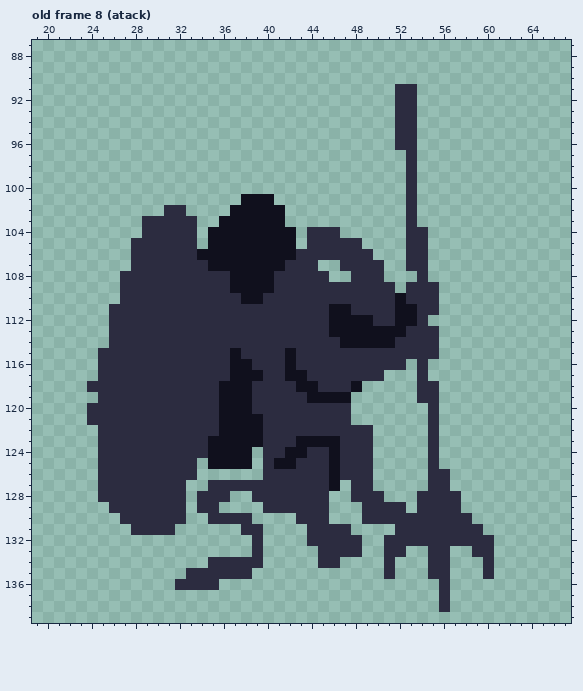
Pixel-art file, stored at Assets/enemy/gorgoel.aseprite. The picture above was drawn from the file before the commit.
80x140 pixels, 18 frames. Shown: old frame 8 (atack): x 19..67, y 87..139. The commit also changed other frames, which this record leaves out.
New version:
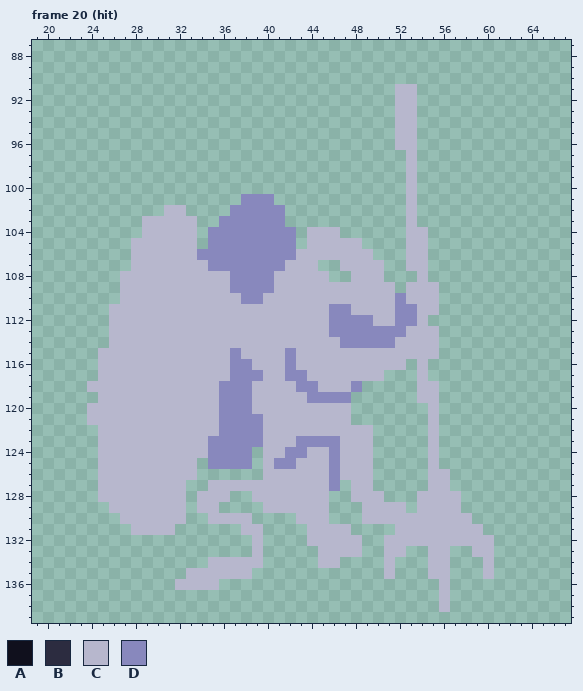
Palette (. is transparent): A #10101d  B #2c2c40  C #b7b7cd  D #8888bd
A new or re-ordered frame is compared with the old frame closest to it.
Difference:
frames 18 -> 21
Changed rows in their new state; - is an unchanged pixel.
Frame 20 (hit) is new; against old frame 8 (atack):
first column x 24:
 91 ----------------------------CC-------
 92 ----------------------------CC-------
 93 ----------------------------CC-------
 94 ----------------------------CC-------
 95 ----------------------------CC-------
 96 ----------------------------CC-------
 97 -----------------------------C-------
 98 -----------------------------C-------
 99 -----------------------------C-------
100 -----------------------------C-------
101 --------------DDD------------C-------
102 -------CC----DDDDD-----------C-------
103 -----CCCCC--DDDDDD-----------C-------
104 -----CCCCC-DDDDDDDD-CCC------CC------
105 ----CCCCCC-DDDDDDDD-CCCCC----CC------
106 ----CCCCCCDDDDDDDDDCCCCCCC---CC------
107 ----CCCCCCCDDDDDDDCCC--CCCC--CC------
108 ---CCCCCCCCCCDDDDCCCCC--CCC---C------
109 ---CCCCCCCCCCDDDDCCCCCCCCCCC-CCC-----
110 ---CCCCCCCCCCCDDCCCCCCCCCCCCDCCC-----
111 --CCCCCCCCCCCCCCCCCCCCDDCCCCDDCC-----
112 --CCCCCCCCCCCCCCCCCCCCDDDDCCDDC------
113 --CCCCCCCCCCCCCCCCCCCCDDDDDDDCCC-----
114 --CCCCCCCCCCCCCCCCCCCCCDDDDDCCCC-----
115 -CCCCCCCCCCCCDCCCCDCCCCCCCCCCCCC-----
116 -CCCCCCCCCCCCDDCCCDCCCCCCCCCC-C------
117 -CCCCCCCCCCCCDDDCCDDCCCCCCC---C------
118 CCCCCCCCCCCCDDDCCCCDDCCCD-----CC-----
119 -CCCCCCCCCCCDDDCCCCCDDDD------CC-----
120 CCCCCCCCCCCCDDDCCCCCCCCC-------C-----
121 CCCCCCCCCCCCDDDDCCCCCCCC-------C-----
122 -CCCCCCCCCCCDDDDCCCCCCCCCC-----C-----
123 -CCCCCCCCCCDDDDDCCCDDDDCCC-----C-----
124 -CCCCCCCCCCDDDD-CCDDCCDCCC-----C-----
125 -CCCCCCCCC-DDDD-CDDCCCDCCC-----C-----
126 -CCCCCCCCC------CCCCCCDCCC-----CC----
127 -CCCCCCCC--CCCCCCCCCCCD-CC-----CC----
128 -CCCCCCCC-CCC--CCCCCCC--CCC---CCCC---
129 --CCCCCCC-CC----CCCCCC---CCCC-CCCC---
130 ---CCCCCC--CCCC----CCC---CCCCCCCCCC--
131 ----CCCC------CC----CCCC----CCCCCCCC-
132 ---------------C----CCCCC--CCCCCCCCCC
133 ---------------C-----CCCC--CC--CC--CC
134 -----------CCCCC-----CC----C---CC---C
135 ---------CCCCCC------------C---CC---C
136 --------CCCC--------------------C----
137 --------------------------------C----
138 --------------------------------C----
Changed places in both pictures, as pixel boxes (x1, y1, x2, y2):
changed: (87, 84, 494, 612)
